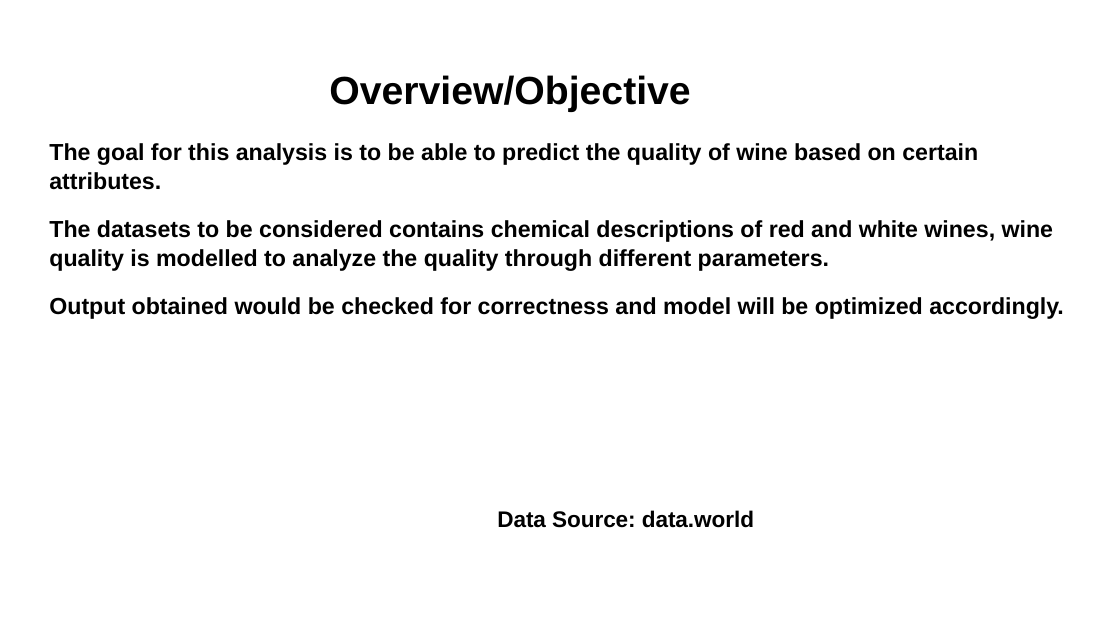
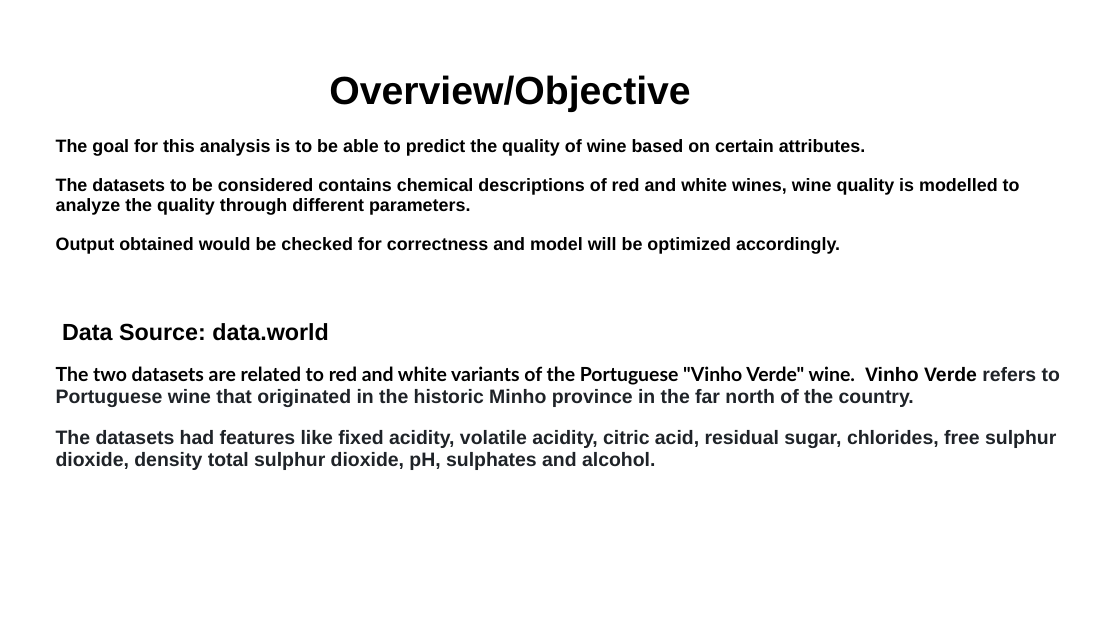
Before and after one commit to SALEMALIOKULLO/wine-quality-project-4, a slide deck: slide 3 of Wine Quality Prediction Slides.pptx. Drawn at 1120x630 pixels with LibreOffice and Linux fonts; fonts in the diff are those of the drawing. Boxes give left, top, right and bottom in pixels: in the first picture for what was removed or moved away, otherwise in the second. Text is boxed around its words. In the diff, an @@ line names an element or a change of style, - is before the commit and + after.

Commit message:
Updated

```diff
--- a/Wine Quality Prediction Slides.pptx
+++ b/Wine Quality Prediction Slides.pptx
@@ text "The goal for this analysis ...": place and size @@
-text "The goal for this analysis ..." at box(49, 143, 1064, 528)
+text "The goal for this analysis ..." at box(56, 139, 1060, 470)
@@ text at box(56, 139, 1020, 341): size 14.9 to 11.5 pt in "The goal for this analysis is to ...", "The datasets to be considered contains chemical ...", "Output obtained would be checked for correctness ..."; size 14.5 to 15 pt in "Data Source: data.world"; line spacing 1.05 to 0.95; indent changed; less space between paragraphs @@
@@ text at box(56, 366, 1060, 470): paragraphs added @@
+The two datasets are related to red and white variants of the Portuguese "Vinho Verde" wine. Vinho Verde refers to Portuguese wine that originated in the historic Minho province in the far north of the country.
+The datasets had features like fixed acidity, volatile acidity, citric acid, residual sugar, chlorides, free sulphur dioxide, density total sulphur dioxide, pH, sulphates and alcohol.
```
